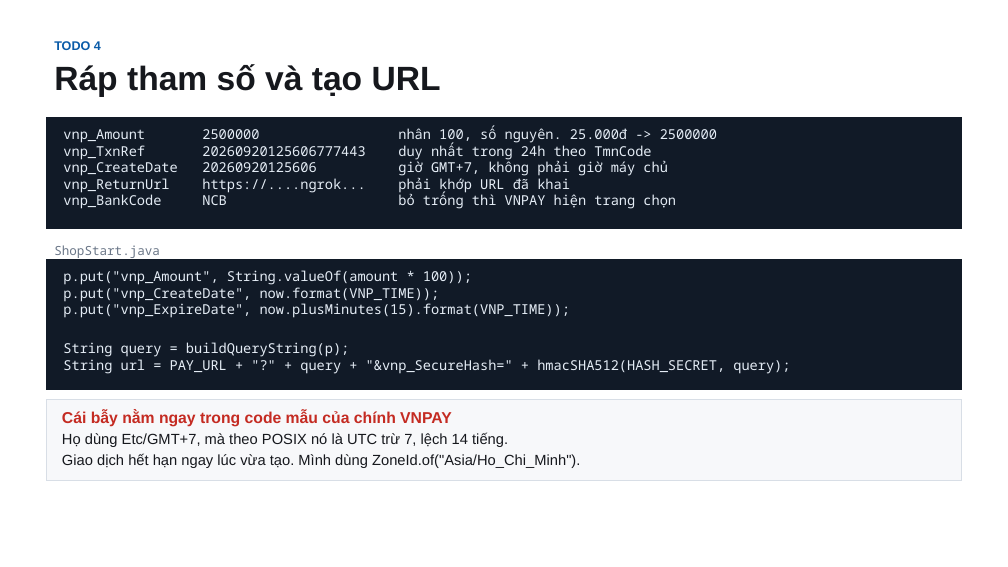
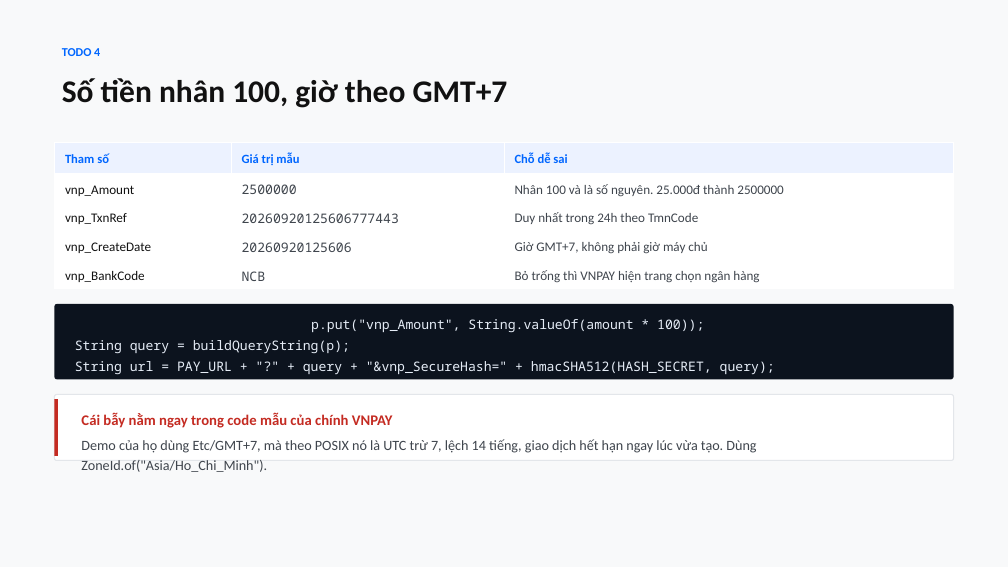
Before and after one commit to conchocon154/vnpay-seminar, a slide deck: slide 9 of VNPAY-seminar.pptx. Drawn at 1008x567 pixels with LibreOffice and Linux fonts; fonts in the diff are those of the drawing. Boxes give left, top, right and bottom in pixels: in the first picture for what was removed or moved away, otherwise in the second. Text is boxed around its words. In the diff, an @@ line names an element or a change of style, - is before the commit and + after.

```diff
--- a/VNPAY-seminar.pptx
+++ b/VNPAY-seminar.pptx
@@ background #FFFFFF to #F8F9FA @@
@@ text "TODO 4": place and size @@
-text "TODO 4" at bbox=[54, 41, 441, 97]
+text "TODO 4" at bbox=[62, 48, 508, 108]
@@ text at bbox=[62, 48, 100, 56]: size 12 to 11.5 pt, font Arial to Calibri, text colour #0A5BA8 to #0066FF in "TODO 4"; line spacing 1 to 1.18; more space between paragraphs @@
@@ text at bbox=[62, 78, 508, 108]: text changed; size 32 to 30 pt; font Arial to Calibri; text colour #16181D to #111111 @@
-Ráp tham số và tạo URL
+Số tiền nhân 100, giờ theo GMT+7
@@ rectangle removed at bbox=[47, 118, 961, 229] @@
-vnp_Amount 2500000 nhân 100, số nguyên. 25.000đ -> 2500000
-vnp_TxnRef 20260920125606777443 duy nhất trong 24h theo TmnCode
-vnp_CreateDate 20260920125606 giờ GMT+7, không phải giờ máy chủ
-vnp_ReturnUrl https://....ngrok... phải khớp URL đã khai
-vnp_BankCode NCB bỏ trống thì VNPAY hiện trang chọn
@@ table added at bbox=[54, 142, 954, 289], 5 rows, 3 columns @@
+Tham số | Giá trị mẫu | Chỗ dễ sai
+vnp_Amount | 2500000 | Nhân 100 và là số nguyên. 25.000đ thành 2500000
+vnp_TxnRef | 20260920125606777443 | Duy nhất trong 24h theo TmnCode
+vnp_CreateDate | 20260920125606 | Giờ GMT+7, không phải giờ máy chủ
+vnp_BankCode | NCB | Bỏ trống thì VNPAY hiện trang chọn ngân hàng
@@ text removed at bbox=[54, 245, 160, 258] @@
-ShopStart.java
@@ text in rounded rectangle at bbox=[63, 287, 570, 318]: paragraphs removed @@
-p.put("vnp_CreateDate", now.format(VNP_TIME));
-p.put("vnp_ExpireDate", now.plusMinutes(15).format(VNP_TIME));
@@ rounded rectangle "p.put("vnp_Amount", String.valueOf(amount * 100));": place and size @@
-rounded rectangle "p.put("vnp_Amount", String.valueOf(amount * 100));" at bbox=[47, 260, 961, 389]
+rounded rectangle "p.put("vnp_Amount", String.valueOf(amount * 100));" at bbox=[54, 304, 954, 380]
@@ rounded rectangle "p.put("vnp_Amount", String.valueOf(amount * 100));" at bbox=[54, 304, 954, 380]: size 13 to 12.5 pt, text colour #E4ECF5 to #E6EDF7; alignment left to centre; line spacing 1 to 1.34; vertical alignment top to middle; rectangle to rounded rectangle; fill #111A27 to #0C131E; outline #111A27 0.75 pt to none @@
@@ rounded rectangle added at bbox=[54, 395, 954, 461], fill #FFFFFF, outline #E3E6EA 1 pt @@
@@ rectangle added at bbox=[54, 399, 57, 456], fill #C42B22 @@
@@ text "Cái bẫy nằm ngay trong ...": place and size @@
-text "Cái bẫy nằm ngay trong ..." at bbox=[47, 399, 961, 480]
+text "Cái bẫy nằm ngay trong ..." at bbox=[81, 413, 756, 472]
@@ text "Cái bẫy nằm ngay trong ..." at bbox=[81, 413, 756, 472]: fill #F7F8FA to none; outline #D8DEE6 0.75 pt to none @@
@@ text at bbox=[81, 413, 393, 428]: size 15 to 14 pt, font Arial to Calibri in "Cái bẫy nằm ngay trong code mẫu ..."; line spacing 1 to 1.18; more space between paragraphs @@
@@ text at bbox=[81, 439, 756, 472]: text changed; size 14 to 13.5 pt; font Arial to Calibri; text colour #16181D to #3F454D @@
-Họ dùng Etc/GMT+7, mà theo POSIX nó là UTC trừ 7, lệch 14 tiếng.
-Giao dịch hết hạn ngay lúc vừa tạo. Mình dùng ZoneId.of("Asia/Ho_Chi_Minh").
+Demo của họ dùng Etc/GMT+7, mà theo POSIX nó là UTC trừ 7, lệch 14 tiếng, giao dịch hết hạn ngay lúc vừa tạo. Dùng ZoneId.of("Asia/Ho_Chi_Minh").
```
Also in this commit, not shown: 16 other slides changed, 2 slides added, 2 slides removed, 3 other files.
